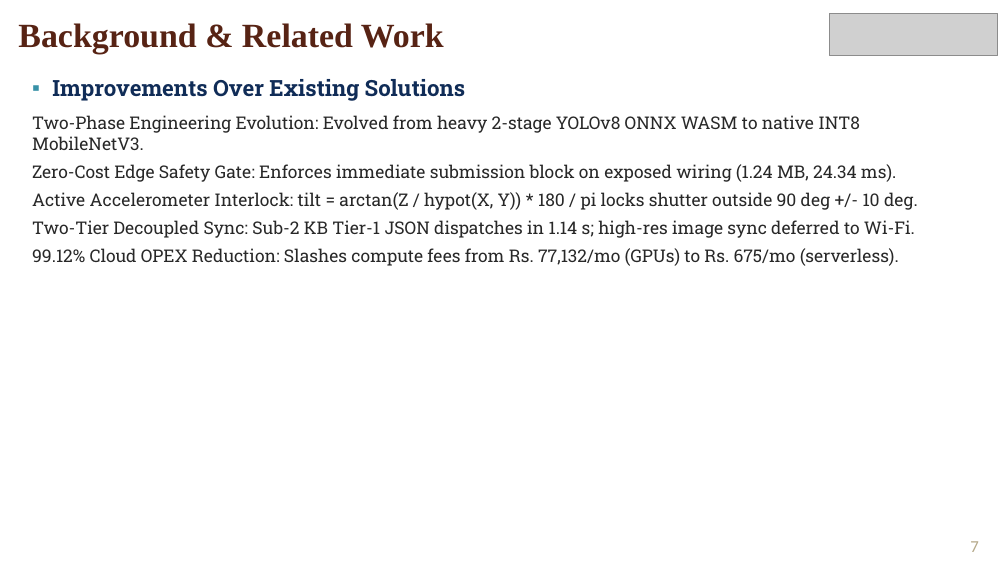
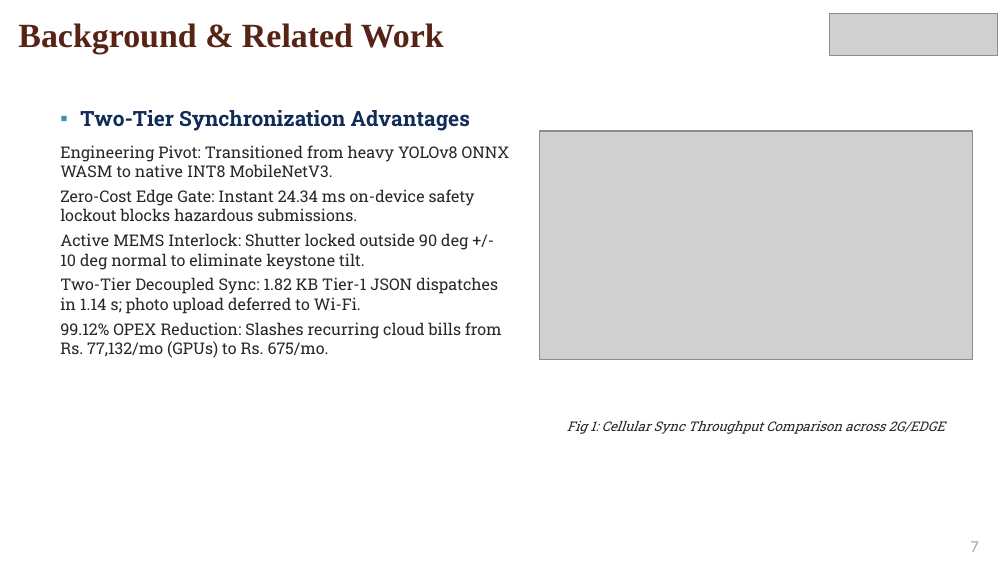
Before and after one commit to frankmathewsajan/psychic-spark, a slide deck: slide 7 of docs/presentation/Capstone_Final_Review_Presentation.pptx. Drawn at 1008x567 pixels with LibreOffice and Linux fonts; fonts in the diff are those of the drawing; grey boxes stand for pictures; background and template pictures are left out. Boxes give left, top, right and bottom in pixels: in the first picture for what was removed or moved away, otherwise in the second. Text is boxed around its words. In the diff, an @@ line names an element or a change of style, - is before the commit and + after.

Commit message:
docs: enrich presentation with diagrams and tables, add photo to report biodata, and substantiate AWS OPEX metrics

```diff
--- a/docs/presentation/Capstone_Final_Review_Presentation.pptx
+++ b/docs/presentation/Capstone_Final_Review_Presentation.pptx
@@ text at box(60, 110, 510, 358): text changed; size 12.5 to 11.5 pt @@
-▪ Improvements Over Existing Solutions
-Two-Phase Engineering Evolution: Evolved from heavy 2-stage YOLOv8 ONNX WASM to native INT8 MobileNetV3.
-Zero-Cost Edge Safety Gate: Enforces immediate submission block on exposed wiring (1.24 MB, 24.34 ms).
-Active Accelerometer Interlock: tilt = arctan(Z / hypot(X, Y)) * 180 / pi locks shutter outside 90 deg +/- 10 deg.
-Two-Tier Decoupled Sync: Sub-2 KB Tier-1 JSON dispatches in 1.14 s; high-res image sync deferred to Wi-Fi.
-99.12% Cloud OPEX Reduction: Slashes compute fees from Rs. 77,132/mo (GPUs) to Rs. 675/mo (serverless).
+▪ Two-Tier Synchronization Advantages
+Engineering Pivot: Transitioned from heavy YOLOv8 ONNX WASM to native INT8 MobileNetV3.
+Zero-Cost Edge Gate: Instant 24.34 ms on-device safety lockout blocks hazardous submissions.
+Active MEMS Interlock: Shutter locked outside 90 deg +/- 10 deg normal to eliminate keystone tilt.
+Two-Tier Decoupled Sync: 1.82 KB Tier-1 JSON dispatches in 1.14 s; photo upload deferred to Wi-Fi.
+99.12% OPEX Reduction: Slashes recurring cloud bills from Rs. 77,132/mo (GPUs) to Rs. 675/mo.
@@ picture added at box(539, 131, 973, 360) @@
@@ text added at box(567, 421, 945, 434), 9.5 pt, text #282828, italic @@
+Fig 1: Cellular Sync Throughput Comparison across 2G/EDGE
```
Also in this commit, not shown: 5 other slides changed, 4 other files.
